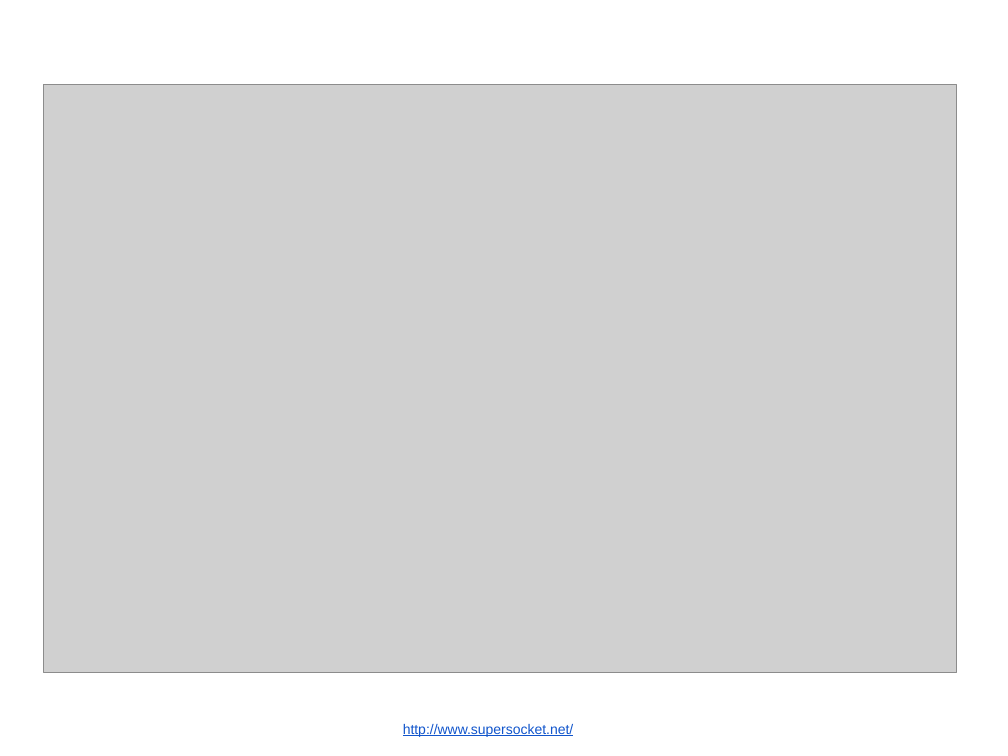
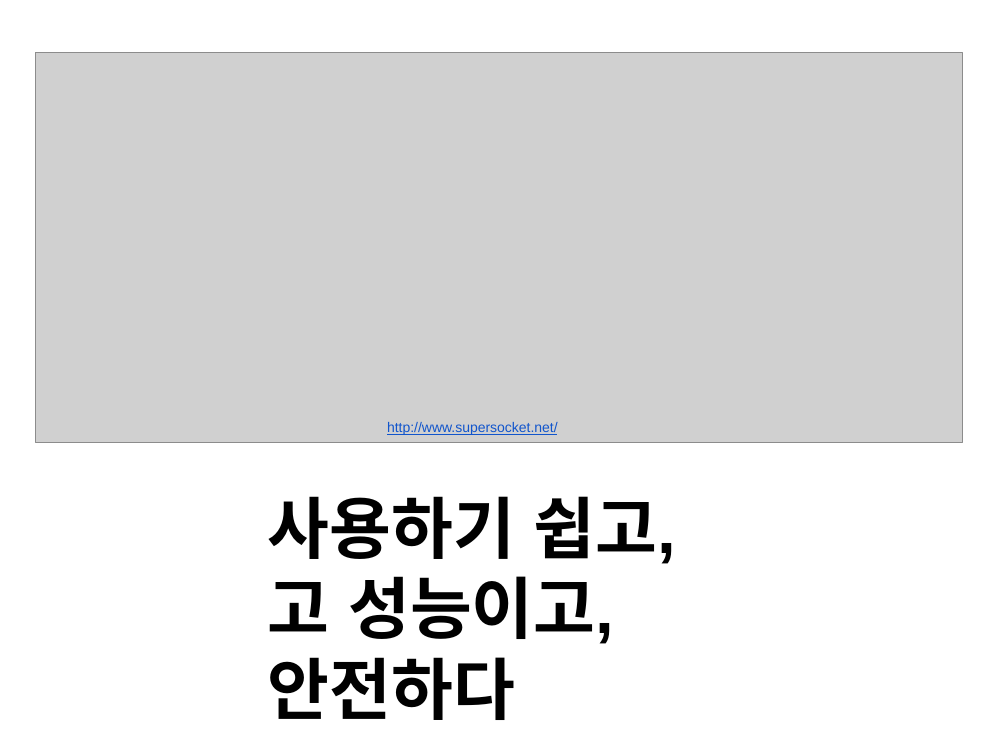
Before and after one commit to jacking75/conf_kgc2016_SuperSocket, a slide deck: slide 5 of {KGC2016]SuperSocket을 사용하여 고성능 게임 서버 만들기.pptx (slide 9 before the commit). Drawn at 1008x756 pixels with LibreOffice and Linux fonts; fonts in the diff are those of the drawing; grey boxes stand for pictures. Boxes give left, top, right and bottom in pixels: in the first picture for what was removed or moved away, otherwise in the second. Text is boxed around its words. In the diff, an @@ line names an element or a change of style, - is before the commit and + after.

```diff
--- a/{KGC2016]SuperSocket을 사용하여 고성능 게임 서버 만들기.pptx
+++ b/{KGC2016]SuperSocket을 사용하여 고성능 게임 서버 만들기.pptx
@@ picture: place and size @@
-picture at [43,85,957,672]
+picture at [35,52,962,443]
@@ text "http://www.supersocket.net/": place and size @@
-text "http://www.supersocket.net/" at [403,724,574,737]
+text "http://www.supersocket.net/" at [387,422,558,435]
@@ text added at [268,496,676,720], 48 pt, text #000000, bold @@
+사용하기 쉽고,
+고 성능이고,
+안전하다
```
Also in this commit, not shown: 2 other slides changed, 3 slides added, 3 slides removed, 4 other files.
